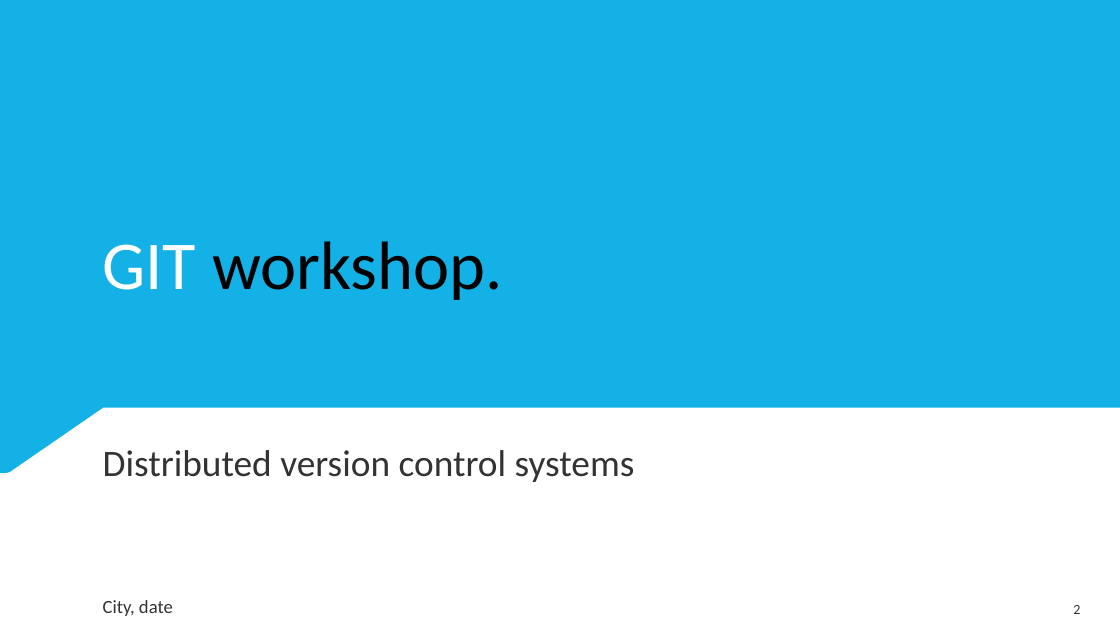
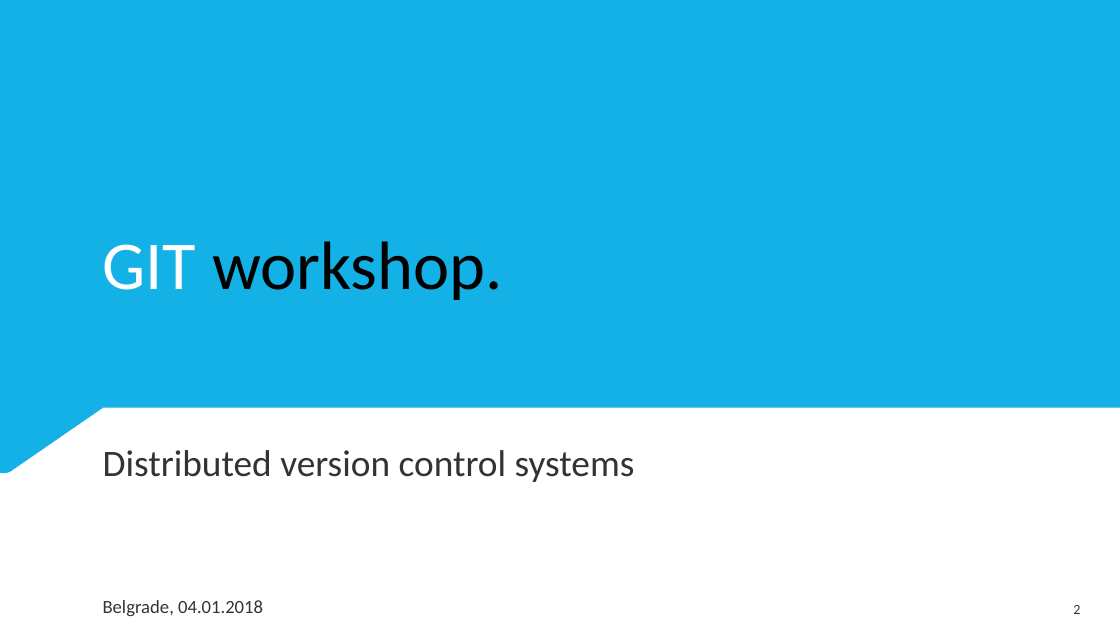
Before and after one commit to javaton/Git-prezentacija, a slide deck: slide 2 of Asseco SEE - CAK - Git intro.pptx. Drawn at 1120x630 pixels with LibreOffice and Linux fonts; fonts in the diff are those of the drawing; background and template pictures are left out. Boxes give left, top, right and bottom in pixels: in the first picture for what was removed or moved away, otherwise in the second. Text is boxed around its words. In the diff, an @@ line names an element or a change of style, - is before the commit and + after.

```diff
--- a/Asseco SEE - CAK - Git intro.pptx
+++ b/Asseco SEE - CAK - Git intro.pptx
@@ text at [103,600,263,616]: text changed @@
-City, date
+Belgrade, 04.01.2018
```
Also in this commit, not shown: 3 other slides changed, 5 slides added, 1 slide removed.
